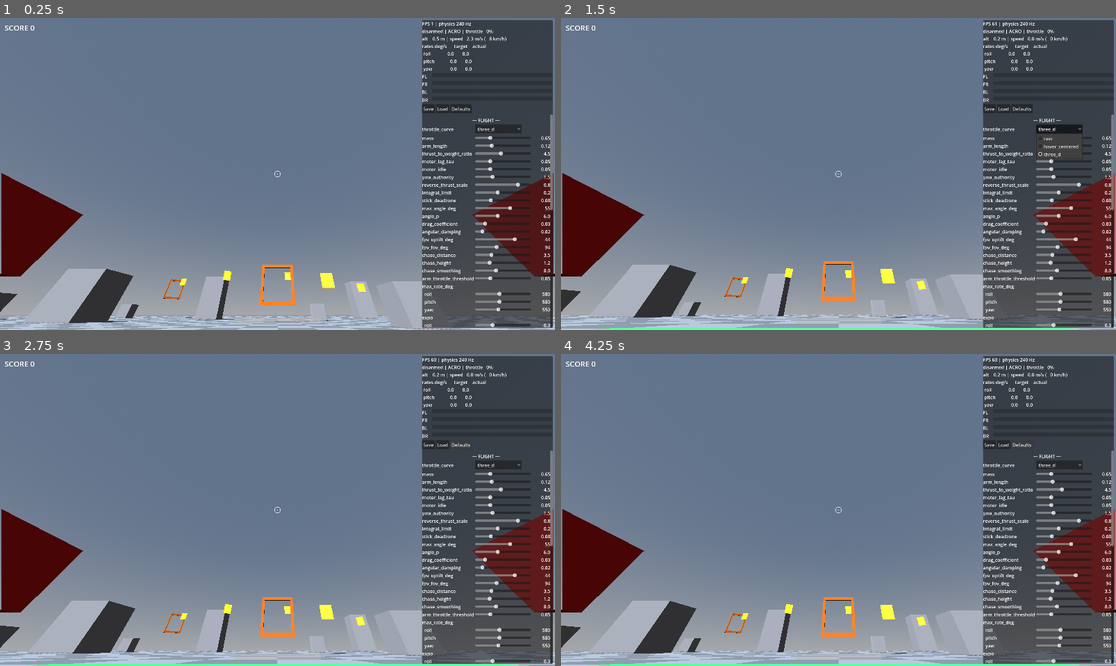
Above: before the commit, frames 1-4 (two rows, left to right).
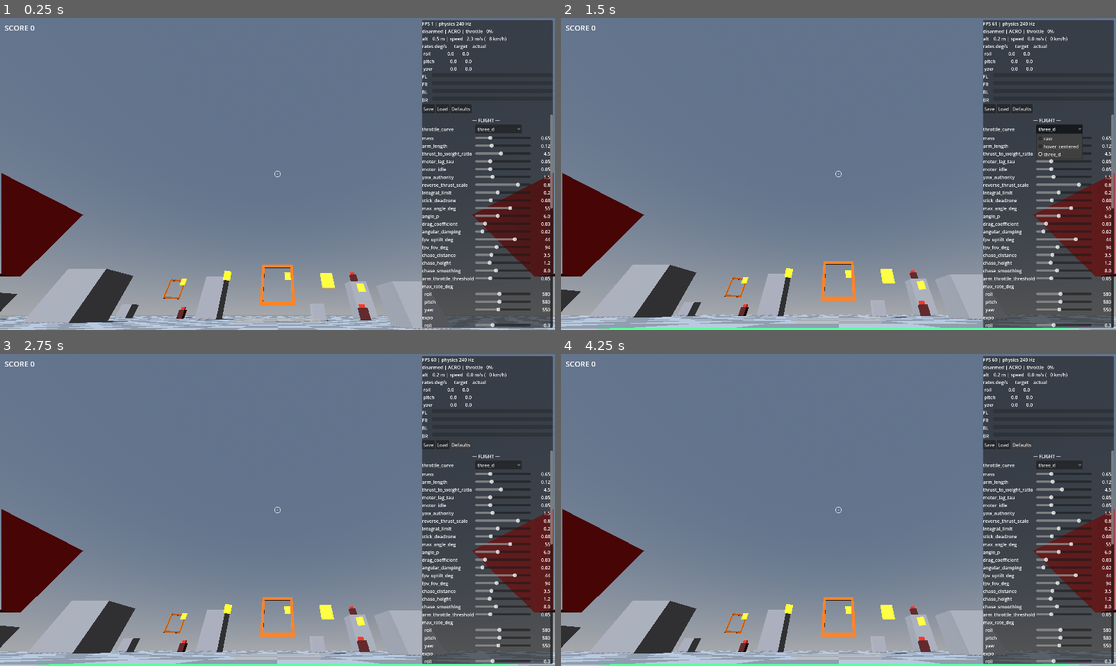
Above: after the commit, the same moments.

Repository: EhudVardi/QuadShot
Game: Godot game, scene res://scenes/main.tscn
Two runs of this game, one before a commit and one after it. Both use one fixed random seed, a clock stepped at 60 frames per second and the inputs below.
Inputs:
- Up to frame 1 (0.25 s): no input
- Up to frame 2 (1.5 s): click "Defaults" at 0.5 s; click "three_d" at 1.25 s
- Up to frame 3 (2.75 s): click "Defaults" at 2 s
- Up to frame 4 (4.25 s): click "three_d" at 2.75 s; click "Defaults" at 3.5 s

The runs differ from the first frame. In frame 1, 0.2% of the frame differs, in the area x 31-100%, y 60-97%; in frame 2, 0.2%; in frame 3, 0.2%; in frame 4, 0.2%.

Commit message:
M2: enemy turrets that lead their shots
Five turrets around the loop (one on the tower). Engage only an armed,
living player within range and line of sight - the spawn pad stays
safe while disarmed. Rate-limited head tracking toward a lead position
computed from projectile flight time; straight (zero-gravity) bolts so
the lead solution is honest; fires once within aim tolerance.
Destructible via the shared Health component, awards points, respawns
after a config delay. All balance knobs live in CombatConfig.

Diff:
--- a/resources/combat_config.gd
+++ b/resources/combat_config.gd
@@ -32,6 +32,7 @@
 @export var turret_damage: float = 10.0
 @export var turret_turn_speed_deg: float = 120.0
 @export var turret_respawn_delay: float = 20.0
+@export var turret_points: float = 250.0
 
 @export_group("Targets")
 @export var target_points: float = 100.0
--- a/resources/default_combat_config.tres
+++ b/resources/default_combat_config.tres
@@ -21,5 +21,6 @@
 turret_damage = 10.0
 turret_turn_speed_deg = 120.0
 turret_respawn_delay = 20.0
+turret_points = 250.0
 target_points = 100.0
 target_respawn_delay = 8.0
--- /dev/null
+++ b/scenes/combat/turret.tscn
@@ -0,0 +1,56 @@
+[gd_scene load_steps=10 format=3]
+
+[ext_resource type="Script" path="res://scripts/combat/turret.gd" id="1_tur"]
+[ext_resource type="Resource" path="res://resources/default_combat_config.tres" id="2_ccfg"]
+[ext_resource type="Script" path="res://scripts/combat/health.gd" id="3_hp"]
+
+[sub_resource type="StandardMaterial3D" id="mat_base"]
+albedo_color = Color(0.35, 0.12, 0.12, 1)
+
+[sub_resource type="StandardMaterial3D" id="mat_head"]
+albedo_color = Color(0.75, 0.15, 0.1, 1)
+emission_enabled = true
+emission = Color(0.6, 0.05, 0.02, 1)
+
+[sub_resource type="BoxMesh" id="mesh_base"]
+material = SubResource("mat_base")
+size = Vector3(1, 1.2, 1)
+
+[sub_resource type="BoxMesh" id="mesh_head"]
+material = SubResource("mat_head")
+size = Vector3(0.6, 0.4, 0.6)
+
+[sub_resource type="BoxMesh" id="mesh_barrel"]
+material = SubResource("mat_head")
+size = Vector3(0.12, 0.12, 0.8)
+
+[sub_resource type="BoxShape3D" id="shape_body"]
+size = Vector3(1, 2.2, 1)
+
+[node name="Turret" type="StaticBody3D" groups=["turrets"]]
+script = ExtResource("1_tur")
+combat_config = ExtResource("2_ccfg")
+
+[node name="Base" type="MeshInstance3D" parent="."]
+transform = Transform3D(1, 0, 0, 0, 1, 0, 0, 0, 1, 0, 0.6, 0)
+mesh = SubResource("mesh_base")
+
+[node name="Head" type="Node3D" parent="."]
+transform = Transform3D(1, 0, 0, 0, 1, 0, 0, 0, 1, 0, 1.4, 0)
+
+[node name="HeadMesh" type="MeshInstance3D" parent="Head"]
+mesh = SubResource("mesh_head")
+
+[node name="Barrel" type="MeshInstance3D" parent="Head"]
+transform = Transform3D(1, 0, 0, 0, 1, 0, 0, 0, 1, 0, 0, -0.5)
+mesh = SubResource("mesh_barrel")
+
+[node name="Muzzle" type="Marker3D" parent="Head"]
+transform = Transform3D(1, 0, 0, 0, 1, 0, 0, 0, 1, 0, 0, -0.95)
+
+[node name="Collision" type="CollisionShape3D" parent="."]
+transform = Transform3D(1, 0, 0, 0, 1, 0, 0, 0, 1, 0, 1, 0)
+shape = SubResource("shape_body")
+
+[node name="Health" type="Node" parent="."]
+script = ExtResource("3_hp")
--- a/scenes/main.tscn
+++ b/scenes/main.tscn
@@ -10,6 +10,7 @@
 [ext_resource type="PackedScene" path="res://scenes/ui/hud.tscn" id="9_hud"]
 [ext_resource type="PackedScene" path="res://scenes/combat/target.tscn" id="10_target"]
 [ext_resource type="Script" path="res://scripts/audio/sound_bank.gd" id="11_sfx"]
+[ext_resource type="PackedScene" path="res://scenes/combat/turret.tscn" id="12_turret"]
 
 [node name="Main" type="Node3D"]
 script = ExtResource("4_main")
@@ -68,3 +69,20 @@
 
 [node name="Target10" parent="Targets" instance=ExtResource("10_target")]
 transform = Transform3D(1, 0, 0, 0, 1, 0, 0, 0, 1, 2, 6, -35)
+
+[node name="Turrets" type="Node3D" parent="."]
+
+[node name="Turret1" parent="Turrets" instance=ExtResource("12_turret")]
+transform = Transform3D(1, 0, 0, 0, 1, 0, 0, 0, 1, 12, 0, -28)
+
+[node name="Turret2" parent="Turrets" instance=ExtResource("12_turret")]
+transform = Transform3D(1, 0, 0, 0, 1, 0, 0, 0, 1, -18, 0, -38)
+
+[node name="Turret3" parent="Turrets" instance=ExtResource("12_turret")]
+transform = Transform3D(1, 0, 0, 0, 1, 0, 0, 0, 1, -48, 0, -22)
+
+[node name="Turret4" parent="Turrets" instance=ExtResource("12_turret")]
+transform = Transform3D(1, 0, 0, 0, 1, 0, 0, 0, 1, -30, 0, 2)
+
+[node name="Turret5" parent="Turrets" instance=ExtResource("12_turret")]
+transform = Transform3D(1, 0, 0, 0, 1, 0, 0, 0, 1, 15, 5, -35)
--- /dev/null
+++ b/scripts/combat/turret.gd
@@ -0,0 +1,123 @@
+class_name Turret
+extends StaticBody3D
+
+## Enemy turret (roadmap M2): acquires the armed player within range and
+## line of sight, tracks with a rate-limited head, leads the shot by
+## projectile flight time, and fires. Destructible; respawns after a config
+## delay. Disarmed or dead players are never engaged — the spawn pad is safe.
+
+signal destroyed(points: float)
+
+## Combat-AI feel constant (not flight/input physics).
+const AIM_TOLERANCE_DEG: float = 4.0
+
+@export var combat_config: CombatConfig
+
+## Read by projectiles: enemy fire never damages enemy structures.
+var team: StringName = &"enemy"
+
+@onready var _head: Node3D = $Head
+@onready var _muzzle: Marker3D = $Head/Muzzle
+@onready var _collision: CollisionShape3D = $Collision
+@onready var _health: Health = $Health
+
+var _player: FlightController
+var _pool: ProjectilePool
+var _cooldown: float = 0.0
+var _alive: bool = true
+
+
+func _ready() -> void:
+	_health.max_health = combat_config.turret_health
+	_health.revive()
+	_health.died.connect(_on_died)
+
+
+func _physics_process(delta: float) -> void:
+	_cooldown = maxf(_cooldown - delta, 0.0)
+	if not _alive:
+		return
+	if _player == null:
+		_player = get_tree().get_first_node_in_group(&"player") as FlightController
+	if _pool == null:
+		_pool = get_tree().get_first_node_in_group(&"projectile_pool") as ProjectilePool
+	if _player == null or _pool == null:
+		return
+	# visible=false is the death state (main.gd) — corpses are not targets.
+	if not _player.armed or not _player.visible:
+		return
+	if _head.global_position.distance_to(_player.global_position) > combat_config.turret_range:
+		return
+	if not _has_line_of_sight():
+		return
+	var lead: Vector3 = _lead_position()
+	_track(lead, delta)
+	if _cooldown <= 0.0 and _aimed_at(lead):
+		_fire()
+		_cooldown = 1.0 / combat_config.turret_fire_rate
+
+
+func take_hit(damage: float) -> void:
+	if _alive:
+		_health.take(damage)
+
+
+func _on_died() -> void:
+	_alive = false
+	Effects.explosion(get_tree().root, _head.global_position, 1.3)
+	destroyed.emit(combat_config.turret_points)
+	visible = false
+	_collision.set_deferred(&"disabled", true)
+	get_tree().create_timer(combat_config.turret_respawn_delay).timeout.connect(_respawn)
+
+
+func _respawn() -> void:
+	_health.max_health = combat_config.turret_health
+	_health.revive()
+	_alive = true
+	visible = true
+	_collision.set_deferred(&"disabled", false)
+
+
+func _has_line_of_sight() -> bool:
+	var query := PhysicsRayQueryParameters3D.create(
+			_head.global_position, _player.global_position)
+	query.exclude = [get_rid()]
+	var hit: Dictionary = get_world_3d().direct_space_state.intersect_ray(query)
+	return not hit.is_empty() and hit["collider"] == _player
+
+
+## Aim where the player will be when a straight-line bolt arrives.
+func _lead_position() -> Vector3:
+	var flight_time: float = _muzzle.global_position.distance_to(_player.global_position) \
+			/ combat_config.turret_muzzle_speed
+	return _player.global_position + _player.linear_velocity * flight_time
+
+
+func _track(point: Vector3, delta: float) -> void:
+	var desired: Vector3 = point - _head.global_position
+	var current: Vector3 = -_head.global_basis.z
+	var angle: float = current.angle_to(desired)
+	if angle < 0.0001:
+		return
+	var axis: Vector3 = current.cross(desired)
+	# Directly opposite: any perpendicular axis works; use yaw.
+	if axis.length_squared() < 0.000001:
+		axis = Vector3.UP
+	var step: float = minf(angle, deg_to_rad(combat_config.turret_turn_speed_deg) * delta)
+	_head.global_basis = (Basis(axis.normalized(), step) * _head.global_basis).orthonormalized()
+
+
+func _aimed_at(point: Vector3) -> bool:
+	var desired: Vector3 = point - _head.global_position
+	return (-_head.global_basis.z).angle_to(desired) < deg_to_rad(AIM_TOLERANCE_DEG)
+
+
+func _fire() -> void:
+	var direction: Vector3 = -_head.global_basis.z
+	# Zero projectile gravity: the lead solution assumes a straight bolt.
+	var lifetime: float = combat_config.turret_range / combat_config.turret_muzzle_speed * 1.6
+	_pool.fire(_muzzle.global_position + direction * 0.3,
+			direction * combat_config.turret_muzzle_speed,
+			combat_config.turret_damage, team, [get_rid()], 0.0, lifetime)
+	SoundBank.play_at(&"shot", _muzzle.global_position, -4.0, 0.2)
--- a/scripts/ui/debug_overlay.gd
+++ b/scripts/ui/debug_overlay.gd
@@ -74,6 +74,7 @@
 	["turret_damage", 1.0, 50.0, 1.0],
 	["turret_turn_speed_deg", 10.0, 360.0, 10.0],
 	["turret_respawn_delay", 0.0, 60.0, 5.0],
+	["turret_points", 0.0, 1000.0, 10.0],
 	["target_points", 0.0, 500.0, 10.0],
 	["target_respawn_delay", 0.0, 30.0, 1.0],
 ]
Not shown: 1 places in scenes/main.tscn that only renumber resources
Not shown, added: scripts/combat/turret.gd.uid
